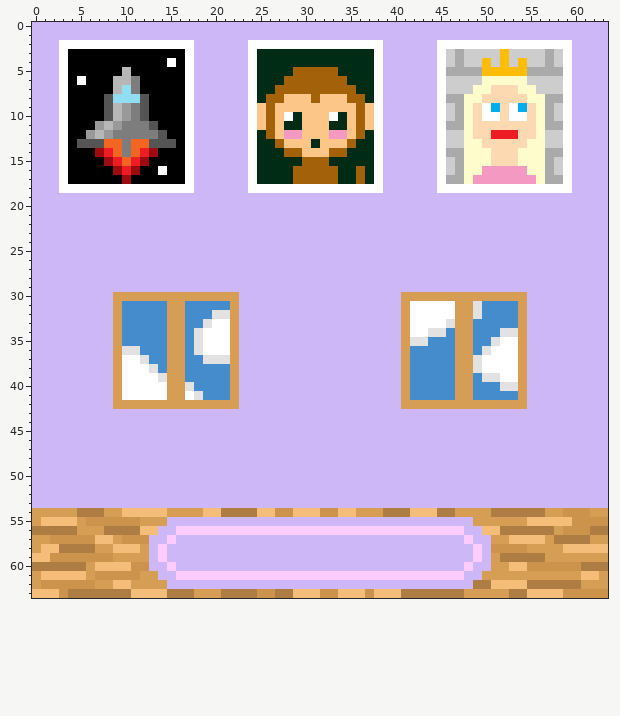
Pixel-art sprite: sprites/sp_bedroom_wall/45e9ae90-21a2-4703-851e-670f6c80e7a2.png. The picture above is the old version.
The file is 64x64 pixels.
New version:
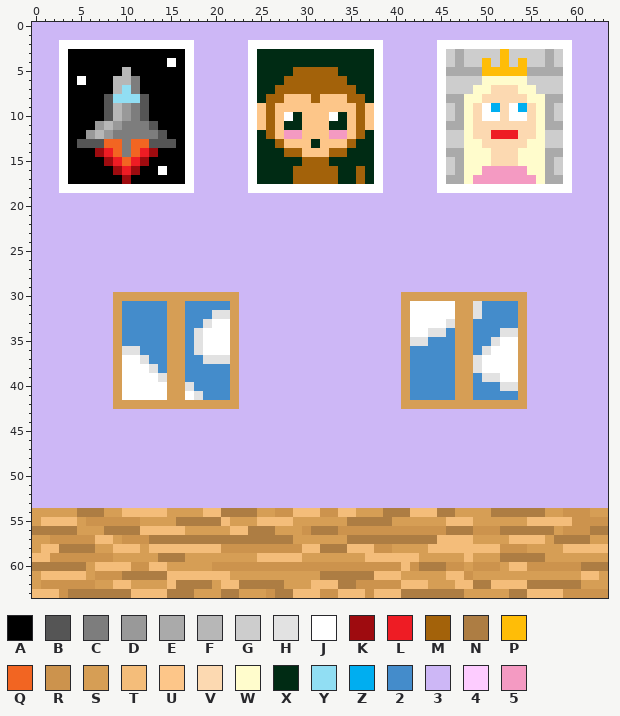
Palette (. is transparent): A #000000  B #555555  C #7d7d7d  D #999999  E #aaaaaa  F #b7b7b7  G #cdcdcd  H #e2e2e2  J #ffffff  K #9e0b0f  L #ee1c24  M #a3620a  N #ad7d43  P #ffbd07  Q #f26522  R #cc934d  S #d69e55  T #f4bd7a  U #fdc689  V #fcd9b1  W #fffccc  X #002b14  Y #91def3  Z #00aef0  2 #448ccb  3 #cdb7f6  4 #fdccff  5 #f49ac2
Edits made:
Changed rows in their new state; - is an unchanged pixel.
first column x 10:
54 ---------------SS-------------------------
55 -----SNNNNNTSSSTTTTSSSSSSNNNNNSSSSSSTTT---
56 ----TTTSSSSSTTNNNSSSRNNNRRRRRRRRRRRRNNNRRR
57 ---NNNNNNNNNNNNNNNNSSSSSSNNNNNNNNNNTTTTSS-
58 ---TTTTTTTTRRRRRRRRRTTNNNTTTRRSSSSTTTTTTTT
59 ---SNNNSSSSSSSSTTTTTSSSSSSSTTTTTTSSSSSTSS-
60 ---TTSSSSSRRRRRRRRRRRRRRRRRRRRRTRNNNRRSRRR
61 NNNNNTTTTTTTSSSSSSSSSSNNNNNNTTTSSSSSTTRS--
62 -----TNNNNSTTNNNNNSSSTTTNNRRRRRTTTSSSTT---
63 -------------SSS--------------------------
Changed places in both pictures, as pixel boxes (x1, y1, x2, y2):
changed: (122, 508, 500, 598)
